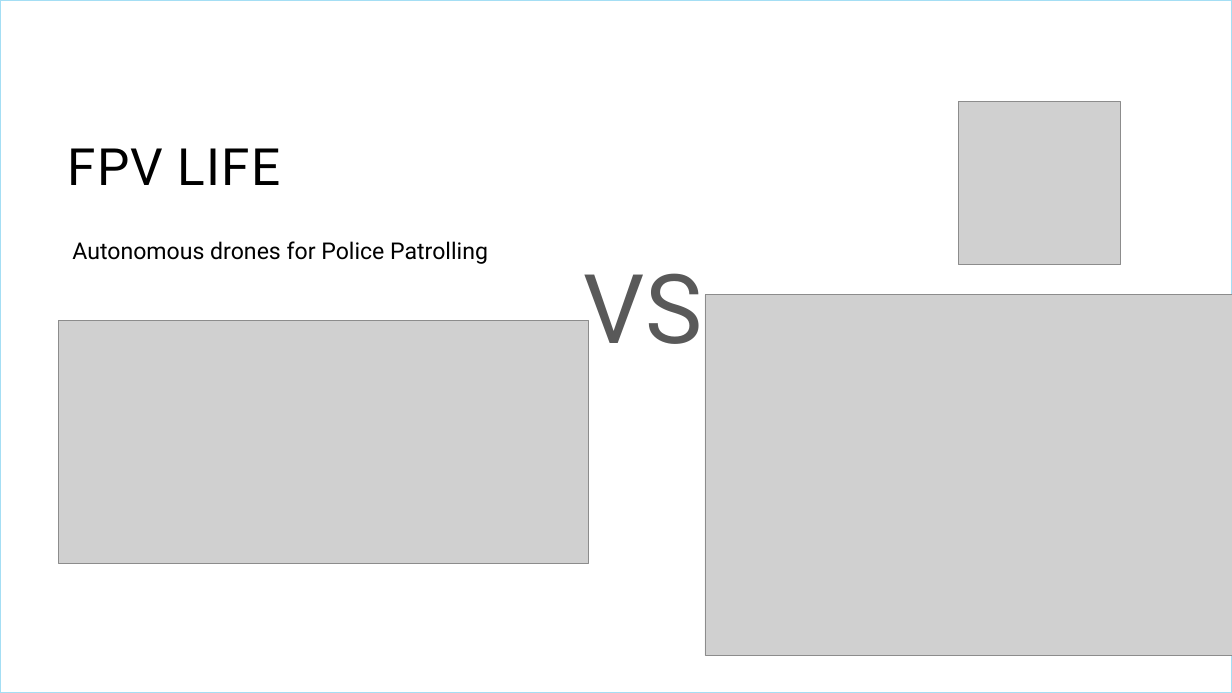
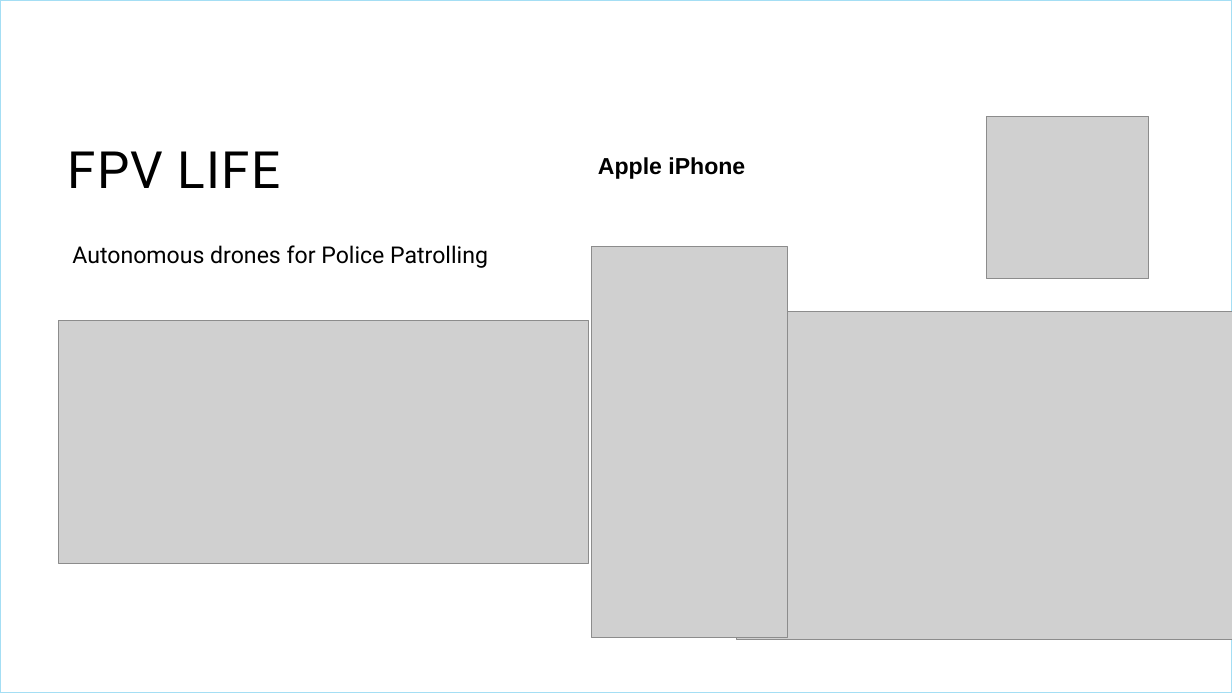
Before and after one commit to Keshav2136/Keshav2136.github.io, a slide deck: slide 9 of presentation/FPV Life - Autonomous Drone - PITCH DECK.pptx. Drawn at 1232x693 pixels with LibreOffice and Linux fonts; fonts in the diff are those of the drawing; grey boxes stand for pictures; background and template pictures are left out. Boxes give left, top, right and bottom in pixels: in the first picture for what was removed or moved away, otherwise in the second. Text is boxed around its words. In the diff, an @@ line names an element or a change of style, - is before the commit and + after.

Commit message:
Updated presentation

```diff
--- a/presentation/FPV Life - Autonomous Drone - PITCH DECK.pptx
+++ b/presentation/FPV Life - Autonomous Drone - PITCH DECK.pptx
@@ picture: place and size @@
-picture at (958,102,1121,264)
+picture at (986,116,1149,279)
@@ text added at (598,157,745,179), 18 pt, text #000000, bold @@
+Apple iPhone
@@ text "Autonomous drones for Police Patrolling": place and size @@
-text "Autonomous drones for Police Patrolling" at (72,241,488,264)
+text "Autonomous drones for Police Patrolling" at (72,245,488,268)
@@ picture added at (592,246,787,637) @@
@@ text removed at (584,273,702,366) @@
-VS
@@ picture: place and size @@
-picture at (705,295,1232,655)
+picture at (737,311,1232,640)
```
